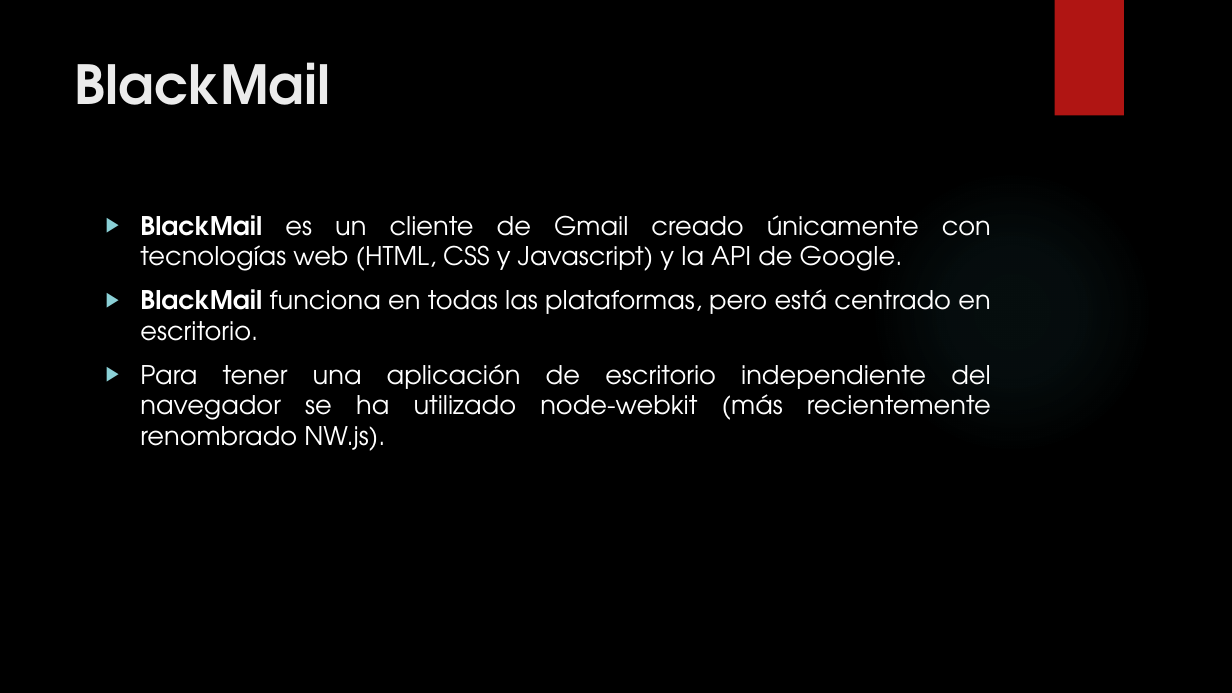
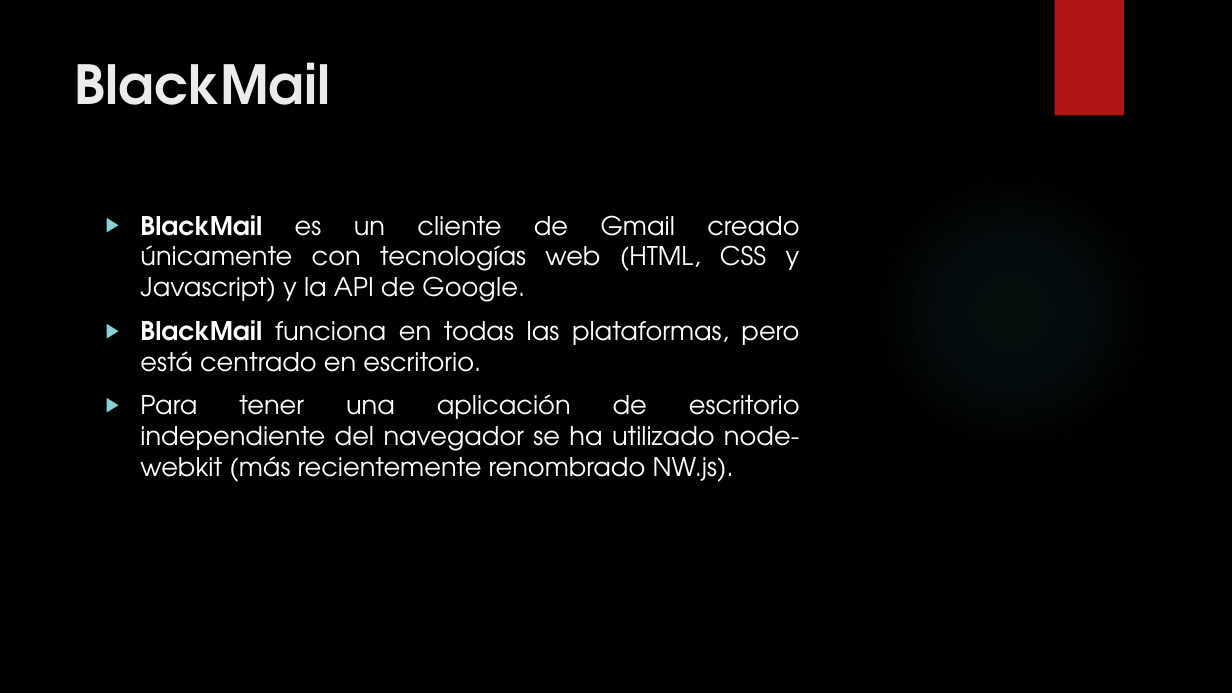
Before and after one commit to Brugarolas/BlackMail, a slide deck: slide 3 of BlackMail.pptx (slide 2 before the commit). Drawn at 1232x693 pixels with LibreOffice and Linux fonts; fonts in the diff are those of the drawing; background and template pictures are left out. Boxes give left, top, right and bottom in pixels: in the first picture for what was removed or moved away, otherwise in the second. Text is boxed around its words. In the diff, an @@ line names an element or a change of style, - is before the commit and + after.

```diff
--- a/BlackMail.pptx
+++ b/BlackMail.pptx
@@ text "BlackMail es un cliente de ..." rewrapped from box(140, 215, 991, 451) to box(140, 215, 800, 482) @@
```
Also in this commit, not shown: 5 other slides changed, 1 slide added, 1 other file.
